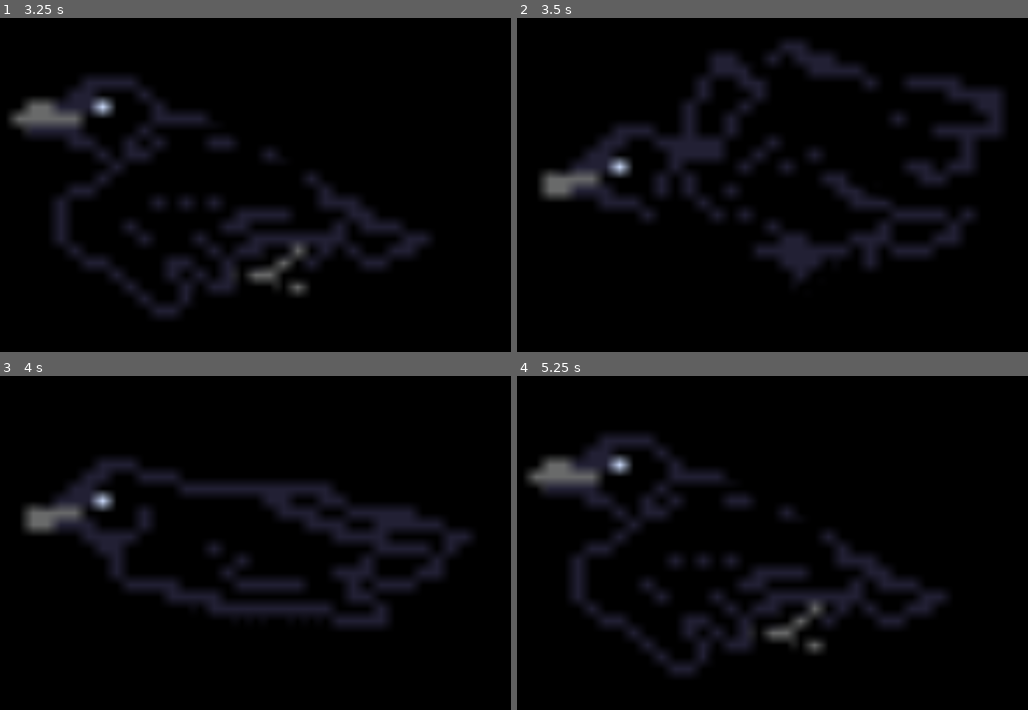
Above: before the commit, frames 1-4 (two rows, left to right).
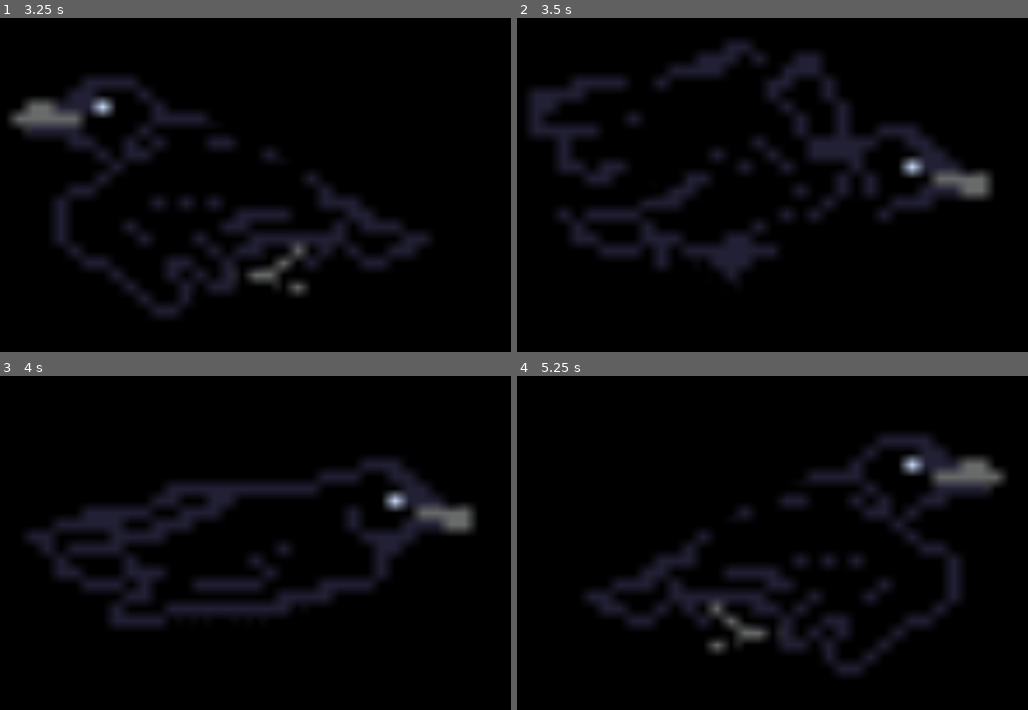
Above: after the commit, the same moments.

Repository: LiliesInLakes/pc-companion
Game: Godot game, scene res://scene1.tscn
Same seed, same stepped clock (60 frames per second), same inputs: the game is played once before the commit and once after it.
Inputs (mouse positions are in pixels of both pictures, inside the frame that each line leads up to):
- Up to frame 1 (3.25 s): tap Enter at 0.5 s; drag from (235, 148) to (outside the picture) at 0.52 s; drag from (86, 225) to (235, 148) at 1.27 s; move the mouse to (outside the picture) at 2.02 s; hold Right 2.03-2.75 s; tap Alt at 2.1 s; drag from (209, 345) to (10, 64) at 2.77 s
- Up to frame 2 (3.5 s): no input
- Up to frame 3 (4 s): move the mouse to (490, 663) at 3.52 s; hold Left from 3.53 s (still down); tap Alt at 3.6 s
- Up to frame 4 (5.25 s): release Left at 4.25 s; drag from (527, 422) to (752, 506) at 4.27 s; move the mouse to (808, 543) at 5.02 s; hold Down from 5.03 s (still down); tap Alt at 5.1 s; click (808, 543) at 5.17 s

Frame 1 is identical in both runs. In frame 2, 21% of the frame differs, in the area x 2-96%, y 6-79%; in frame 3, 14%; in frame 4, 17%.

Commit message:
fixed bug: stopping at the top

Diff:
--- a/whtvr.gd
+++ b/whtvr.gd
@@ -52,20 +52,21 @@
 		return
 	var window_pos = Vector2(DisplayServer.window_get_position())
 	if window_pos.x <= 0 or window_pos.x >= screen_size.x - window_size.x:
-		direction.x *= -1
-		animated_sprite.flip_h = !animated_sprite.flip_h
+		direction.x = 1 if window_pos.x <= 0 else -1
 		if(randf() <0.5):
 			direction.y *= -1
 		else:
 			direction.y = 0
 		maybe_idle()
 	if window_pos.y <= 0 or window_pos.y >= screen_size.y - window_size.y:
-		direction.y *= -1
+		direction.y = 1 if window_pos.y <= 0 else -1
 		maybe_idle()
 		if(randf() <0.5):
 			direction.x *= -1
 		else:
 			direction.x = 0
+	if direction.x != 0:
+		animated_sprite.flip_h = direction.x < 0
 	window_pos += direction *speed *delta
 	window_pos.x = clamp(window_pos.x, 0, screen_size.x - window_size.x)
 	window_pos.y = clamp(window_pos.y, 0, screen_size.y - window_size.y)
